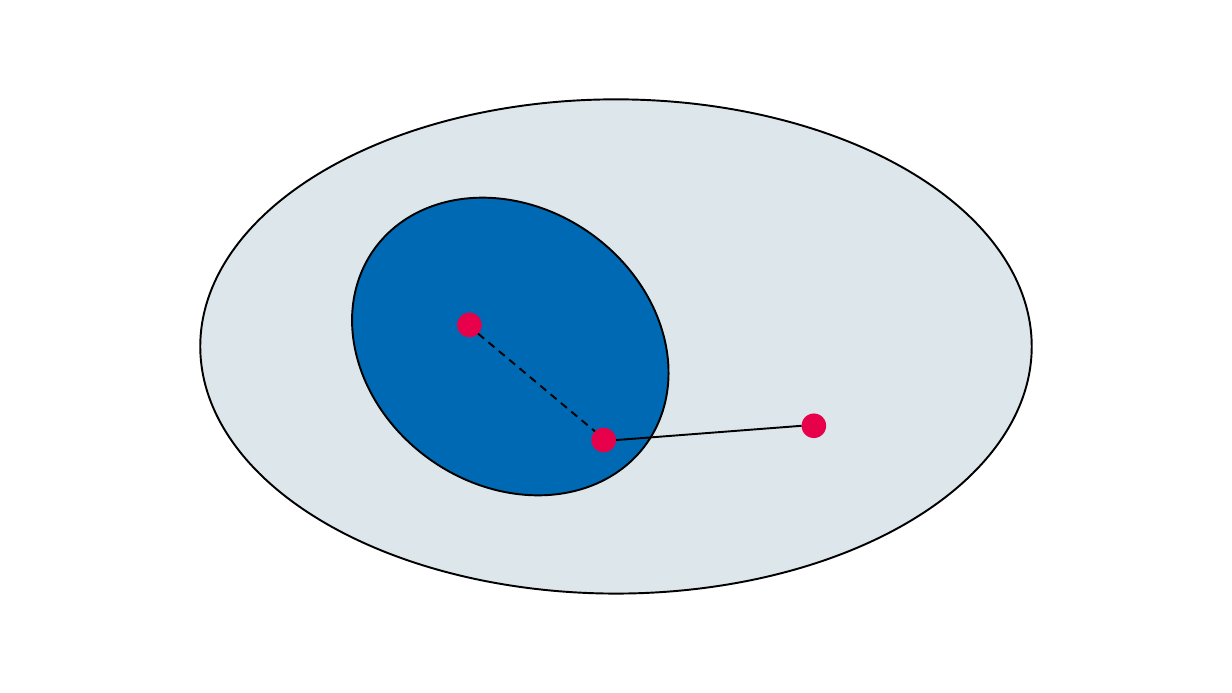
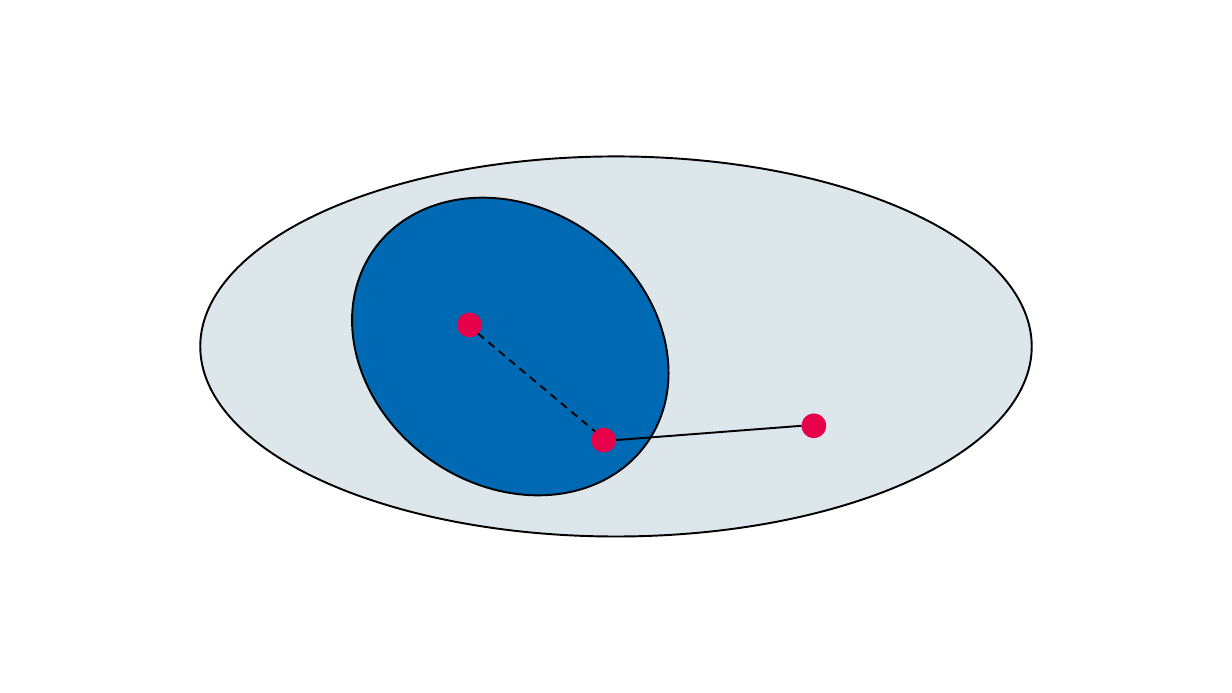
Before and after one commit to mrvnthss/QuantFoundationsAI, a slide deck: slide 1 of other/pptx/estimation-approximation-error.pptx. Drawn at 1232x693 pixels with LibreOffice and Linux fonts; fonts in the diff are those of the drawing. Boxes give left, top, right and bottom in pixels: in the first picture for what was removed or moved away, otherwise in the second. Text is boxed around its words. In the diff, an @@ line names an element or a change of style, - is before the commit and + after.

```diff
--- a/other/pptx/estimation-approximation-error.pptx
+++ b/other/pptx/estimation-approximation-error.pptx
@@ ellipse: place and size @@
-ellipse at (201,100,1032,594)
+ellipse at (201,156,1032,536)
```
Also in this commit, not shown: 3 other files.
